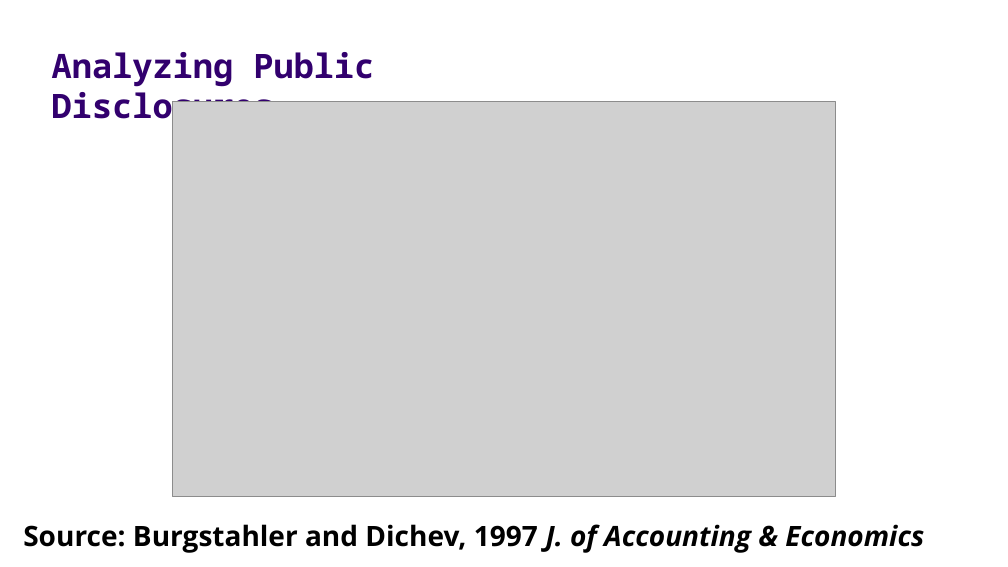
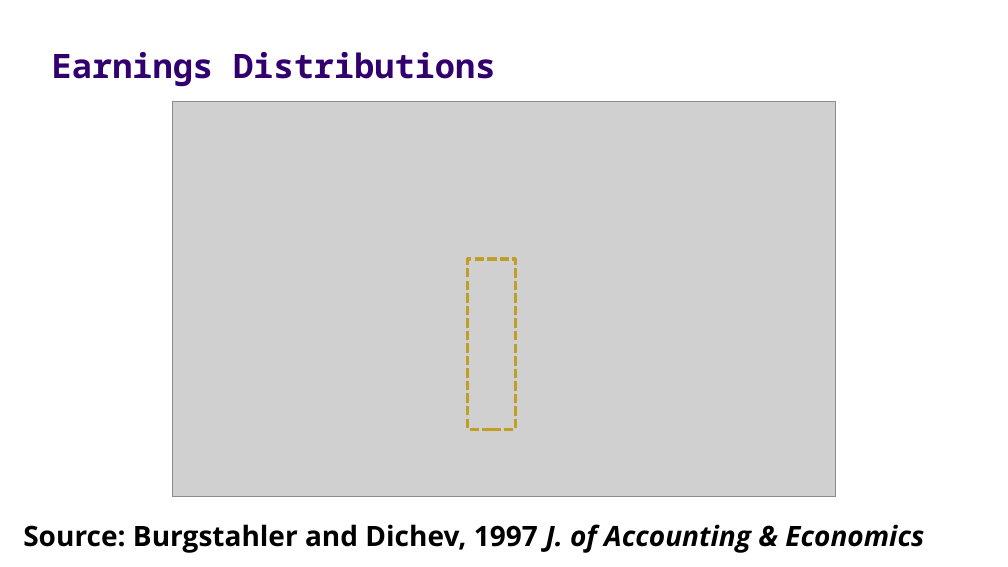
Before and after one commit to ashercurtis/slides.io, a slide deck: slide 26 of BUS AN_500/BUS AN500Class01_2026.pptx (slide 20 before the commit). Drawn at 1008x567 pixels with LibreOffice and Linux fonts; fonts in the diff are those of the drawing; grey boxes stand for pictures. Boxes give left, top, right and bottom in pixels: in the first picture for what was removed or moved away, otherwise in the second. Text is boxed around its words. In the diff, an @@ line names an element or a change of style, - is before the commit and + after.

```diff
--- a/BUS AN_500/BUS AN500Class01_2026.pptx
+++ b/BUS AN_500/BUS AN500Class01_2026.pptx
@@ title at box(52, 52, 495, 87): text changed @@
-Analyzing Public Disclosures
+Earnings Distributions
@@ rectangle added at box(468, 259, 515, 429), outline #C09F29 2.25 pt dashed @@
```
Also in this commit, not shown: 11 other slides changed, 9 slides added, 3 slides removed, 1 other file.
